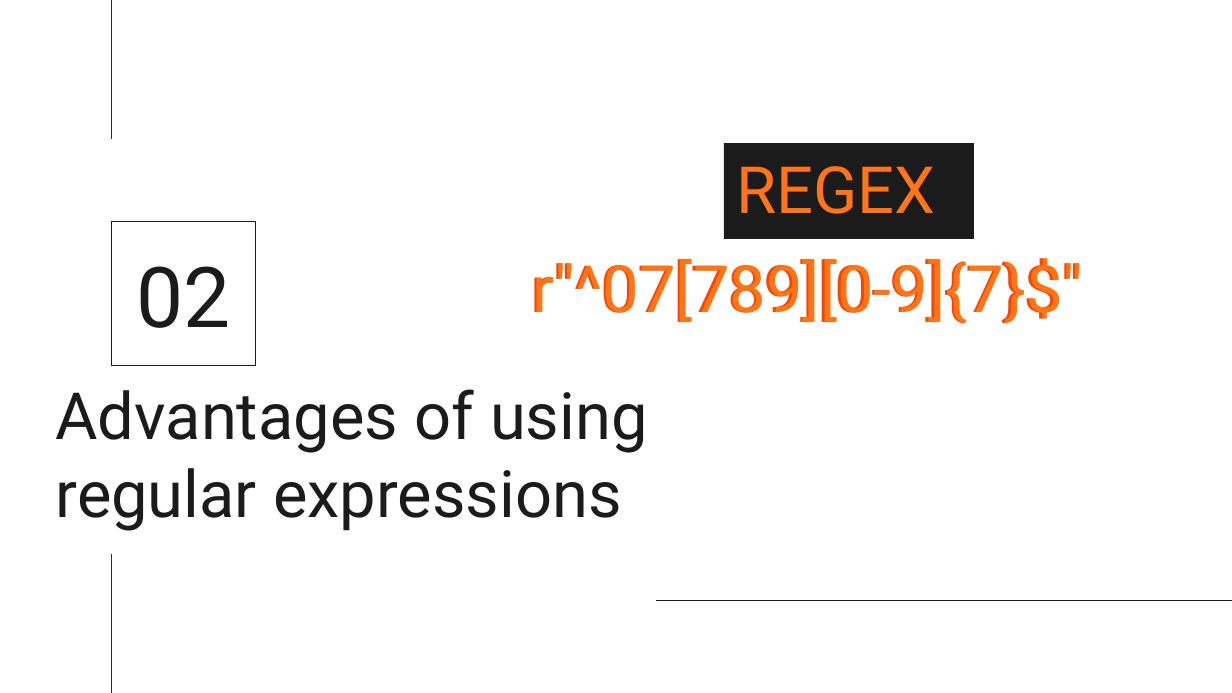
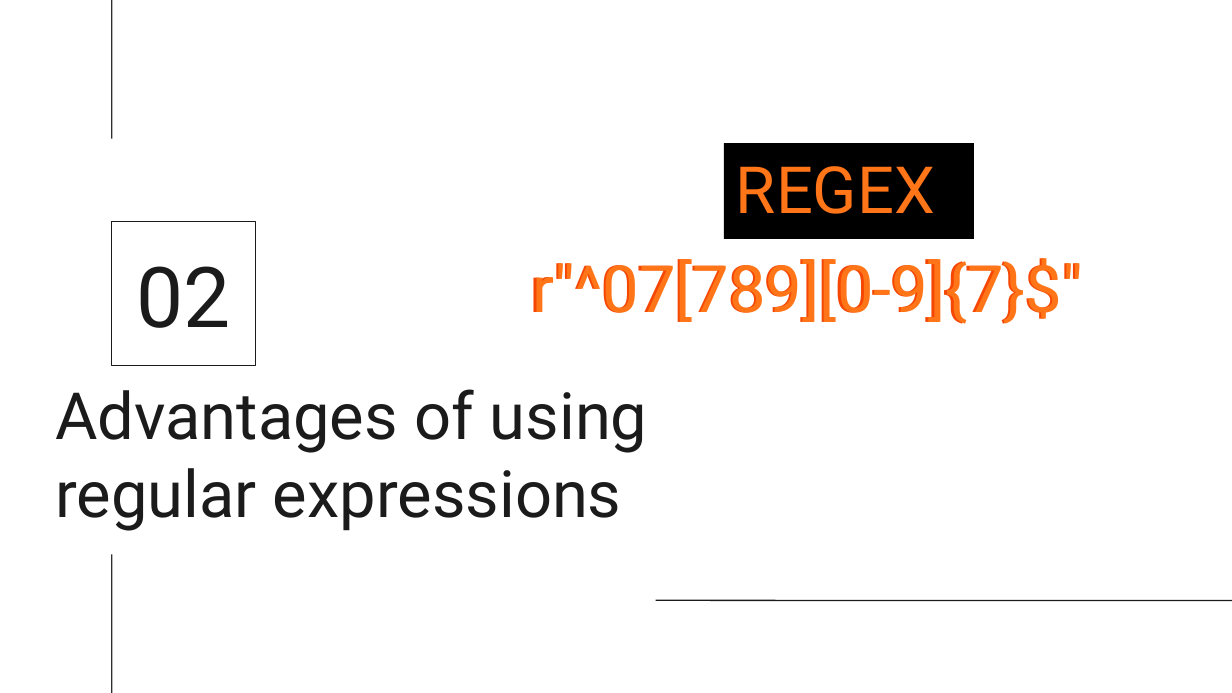
Before and after one commit to MrMoriarty04/JobApplications, a slide deck: slide 7 of JobApplication_presentation.pptx. Drawn at 1232x693 pixels with LibreOffice and Linux fonts; fonts in the diff are those of the drawing. Boxes give left, top, right and bottom in pixels: in the first picture for what was removed or moved away, otherwise in the second. Text is boxed around its words. In the diff, an @@ line names an element or a change of style, - is before the commit and + after.

```diff
--- a/JobApplication_presentation.pptx
+++ b/JobApplication_presentation.pptx
@@ rectangle "REGEX" at bbox=[724, 143, 975, 239]: fill #1B1B1B to #000000 @@
```
Also in this commit, not shown: 5 other slides changed, 3 slides added, 4 slides removed, 2 other files.
